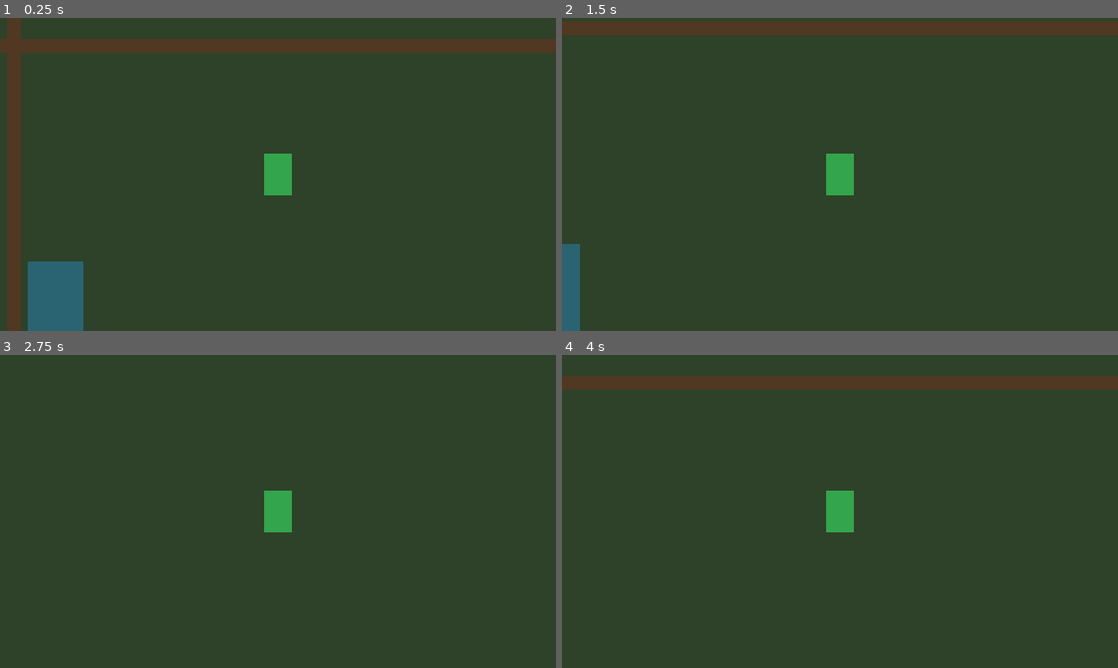
Above: before the commit, frames 1-4 (two rows, left to right).
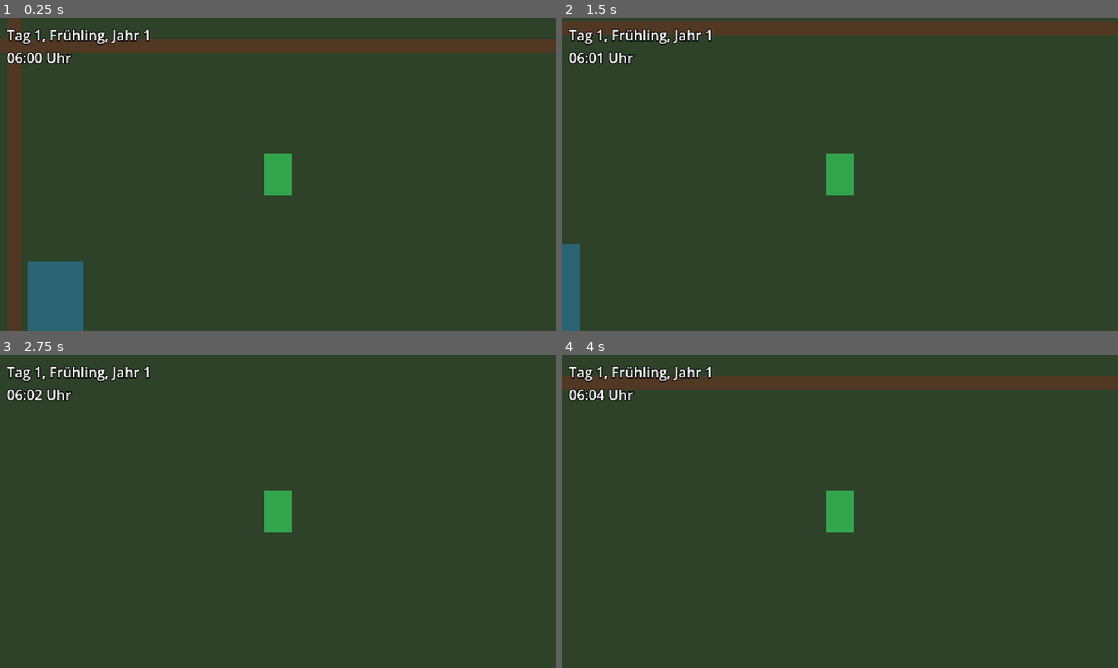
Above: after the commit, the same moments.

Repository: stasar14-rgb/Harvest-Dream
Game: Godot game, scene res://scenes/main.tscn
Same seed, same stepped clock (60 frames per second), same inputs: the game is played once before the commit and once after it.
Inputs:
- Up to frame 1 (0.25 s): no input
- Up to frame 2 (1.5 s): tap Enter at 0.5 s; hold D (move_right) 0.53-1.28 s; hold S (move_down) from 1.28 s (still down)
- Up to frame 3 (2.75 s): release S (move_down) at 2.03 s; hold D (move_right) from 2.03 s (still down)
- Up to frame 4 (4 s): tap Space at 2.75 s; release D (move_right) at 2.78 s; hold W (move_up) 2.78-3.53 s; hold A (move_left) from 3.53 s (still down)

The runs differ from the first frame. In frame 1, 1.0% of the frame differs, in the area x 1-27%, y 3-15%; in frame 2, 1.0%; in frame 3, 1.0%; in frame 4, 1.0%.

Commit message:
Schritt 11: Füge Tageszeit und Zeitpausen hinzu

Diff:
--- a/scenes/main.tscn
+++ b/scenes/main.tscn
@@ -8,7 +8,7 @@
 [node name="Main" type="Node"]
 script = ExtResource("1_main")
 
-[node name="GameCalendar" type="Node" parent="."]
+[node name="GameCalendar" type="Node" parent="." groups=["game_calendar"]]
 script = ExtResource("4_calendar")
 
 [node name="AreaContainer" type="Node2D" parent="."]
--- a/scenes/test_area.tscn
+++ b/scenes/test_area.tscn
@@ -1,8 +1,9 @@
-[gd_scene load_steps=6 format=3]
+[gd_scene load_steps=7 format=3]
 
 [ext_resource type="Script" path="res://scripts/areas/game_area.gd" id="1_area"]
 [ext_resource type="PackedScene" path="res://scenes/areas/spawn_point.tscn" id="2_spawn_point"]
 [ext_resource type="PackedScene" path="res://scenes/areas/area_transition.tscn" id="3_transition"]
+[ext_resource type="Script" path="res://scripts/debug_time_display.gd" id="4_debug_time"]
 
 [sub_resource type="RectangleShape2D" id="RectangleShape2D_horizontal"]
 size = Vector2(1280, 16)
@@ -15,6 +16,21 @@
 area_id = &"test_area"
 display_name = "Testfläche"
 camera_bounds = Rect2i(0, 0, 1280, 720)
+
+[node name="DebugTimeLayer" type="CanvasLayer" parent="."]
+layer = 10
+
+[node name="TimeLabel" type="Label" parent="DebugTimeLayer"]
+offset_left = 8.0
+offset_top = 8.0
+offset_right = 260.0
+offset_bottom = 58.0
+mouse_filter = 2
+theme_override_colors/font_color = Color(1, 1, 1, 1)
+theme_override_colors/font_outline_color = Color(0, 0, 0, 1)
+theme_override_constants/outline_size = 4
+text = "Kalender wird geladen ..."
+script = ExtResource("4_debug_time")
 
 [node name="SpawnPoints" type="Node2D" parent="."]
 
--- a/scripts/areas/game_area.gd
+++ b/scripts/areas/game_area.gd
@@ -5,6 +5,7 @@
 
 @export var area_id: StringName = &""
 @export var display_name: String = ""
+@export var pauses_time: bool = false
 @export var camera_bounds: Rect2i = Rect2i(0, 0, 640, 360)
 @export var default_spawn_id: StringName = &"default"
 
--- /dev/null
+++ b/scripts/debug_time_display.gd
@@ -0,0 +1,31 @@
+extends Label
+
+var _calendar: GameCalendar
+
+func _ready() -> void:
+	_calendar = get_tree().get_first_node_in_group(&"game_calendar") as GameCalendar
+	if _calendar == null:
+		push_error("Die Debug-Zeitanzeige findet keinen GameCalendar.")
+		return
+
+	_calendar.time_changed.connect(_update_display)
+	_calendar.date_changed.connect(_update_display_from_date)
+	_calendar.time_pause_changed.connect(_update_display_from_pause)
+	_update_text()
+
+func _update_display(_hour: int, _minute: int) -> void:
+	_update_text()
+
+func _update_display_from_date(_year: int, _month: int, _day: int) -> void:
+	_update_text()
+
+func _update_display_from_pause(_is_paused: bool) -> void:
+	_update_text()
+
+func _update_text() -> void:
+	var pause_text := "  [ZEIT PAUSIERT]" if _calendar.is_time_paused() else ""
+	text = "%s\n%s%s" % [
+		_calendar.get_date_text(),
+		_calendar.get_time_text(),
+		pause_text,
+	]
--- a/scripts/game_calendar.gd
+++ b/scripts/game_calendar.gd
@@ -5,6 +5,16 @@
 signal month_changed(month: int)
 signal year_changed(year: int)
 signal date_changed(year: int, month: int, day: int)
+signal time_changed(hour: int, minute: int)
+signal time_pause_changed(is_paused: bool)
+signal forced_sleep(energy_penalty_percent: int)
+signal day_started(
+	year: int,
+	month: int,
+	day: int,
+	wake_hour: int,
+	was_forced_sleep: bool
+)
 
 enum Month {
 	SPRING,
@@ -15,6 +25,16 @@
 
 const DAYS_PER_MONTH := 28
 const MONTHS_PER_YEAR := 4
+const NORMAL_WAKE_HOUR := 6
+const FORCED_SLEEP_HOUR := 2
+const FORCED_WAKE_HOUR := 8
+const FORCED_SLEEP_ENERGY_PENALTY_PERCENT := 20
+const REAL_SECONDS_PER_GAME_MINUTE := 1.0
+
+const PAUSE_REASON_MENU: StringName = &"menu"
+const PAUSE_REASON_DIALOGUE: StringName = &"dialogue"
+const PAUSE_REASON_INTERIOR: StringName = &"interior"
+
 const MONTH_NAMES: Array[String] = [
 	"Frühling",
 	"Sommer",
@@ -25,6 +45,21 @@
 @export_range(1, 28, 1) var current_day: int = 1
 @export var current_month: Month = Month.SPRING
 @export_range(1, 9999, 1) var current_year: int = 1
+@export_range(0, 23, 1) var current_hour: int = NORMAL_WAKE_HOUR
+@export_range(0, 59, 1) var current_minute: int = 0
+
+var _real_seconds_buffer := 0.0
+var _pause_reasons: Dictionary = {}
+
+func _process(delta: float) -> void:
+	if is_time_paused():
+		return
+
+	_real_seconds_buffer += delta
+
+	while _real_seconds_buffer >= REAL_SECONDS_PER_GAME_MINUTE:
+		_real_seconds_buffer -= REAL_SECONDS_PER_GAME_MINUTE
+		_advance_one_minute()
 
 func advance_days(day_count: int = 1) -> bool:
 	if day_count < 1:
@@ -59,8 +94,60 @@
 	date_changed.emit(current_year, current_month, current_day)
 	return true
 
+func set_time(new_hour: int, new_minute: int) -> bool:
+	if new_hour < 0 or new_hour > 23:
+		push_error("Die Stunde muss zwischen 0 und 23 liegen.")
+		return false
+
+	if new_minute < 0 or new_minute > 59:
+		push_error("Die Minute muss zwischen 0 und 59 liegen.")
+		return false
+
+	current_hour = new_hour
+	current_minute = new_minute
+	_real_seconds_buffer = 0.0
+	time_changed.emit(current_hour, current_minute)
+	return true
+
+func sleep_normally() -> void:
+	_start_next_day(false)
+
+func advance_game_minutes(minute_count: int = 1) -> bool:
+	if minute_count < 1:
+		push_error("Die Anzahl der Spielminuten muss mindestens 1 betragen.")
+		return false
+
+	for _minute_index in range(minute_count):
+		_advance_one_minute()
+
+	return true
+
+func pause_time(reason: StringName) -> void:
+	if reason == &"":
+		push_error("Zum Pausieren der Zeit wird ein Grund benötigt.")
+		return
+
+	var was_paused := is_time_paused()
+	_pause_reasons[reason] = true
+
+	if not was_paused:
+		time_pause_changed.emit(true)
+
+func resume_time(reason: StringName) -> void:
+	var was_paused := is_time_paused()
+	_pause_reasons.erase(reason)
+
+	if was_paused and not is_time_paused():
+		time_pause_changed.emit(false)
+
+func is_time_paused() -> bool:
+	return not _pause_reasons.is_empty()
+
 func reset_calendar() -> void:
 	set_date(1, Month.SPRING, 1)
+	set_time(NORMAL_WAKE_HOUR, 0)
+	_pause_reasons.clear()
+	time_pause_changed.emit(false)
 
 func get_month_name() -> String:
 	return MONTH_NAMES[current_month]
@@ -72,12 +159,49 @@
 		current_year,
 	]
 
+func get_time_text() -> String:
+	return "%02d:%02d Uhr" % [current_hour, current_minute]
+
 func get_date_data() -> Dictionary:
 	return {
 		"year": current_year,
 		"month": current_month,
 		"day": current_day,
+		"hour": current_hour,
+		"minute": current_minute,
 	}
+
+func _advance_one_minute() -> void:
+	current_minute += 1
+
+	if current_minute >= 60:
+		current_minute = 0
+		current_hour = (current_hour + 1) % 24
+
+	time_changed.emit(current_hour, current_minute)
+
+	if current_hour == FORCED_SLEEP_HOUR and current_minute == 0:
+		_start_next_day(true)
+
+func _start_next_day(was_forced_sleep: bool) -> void:
+	var wake_hour := FORCED_WAKE_HOUR if was_forced_sleep else NORMAL_WAKE_HOUR
+
+	if was_forced_sleep:
+		forced_sleep.emit(FORCED_SLEEP_ENERGY_PENALTY_PERCENT)
+
+	_advance_one_day()
+	current_hour = wake_hour
+	current_minute = 0
+	_real_seconds_buffer = 0.0
+
+	time_changed.emit(current_hour, current_minute)
+	day_started.emit(
+		current_year,
+		current_month,
+		current_day,
+		wake_hour,
+		was_forced_sleep
+	)
 
 func _advance_one_day() -> void:
 	var previous_month := current_month
@@ -87,10 +211,17 @@
 
 	if current_day > DAYS_PER_MONTH:
 		current_day = 1
-		current_month = (current_month + 1) % MONTHS_PER_YEAR
-
-		if current_month == Month.SPRING:
-			current_year += 1
+
+		match current_month:
+			Month.SPRING:
+				current_month = Month.SUMMER
+			Month.SUMMER:
+				current_month = Month.AUTUMN
+			Month.AUTUMN:
+				current_month = Month.WINTER
+			Month.WINTER:
+				current_month = Month.SPRING
+				current_year += 1
 
 	if current_year != previous_year:
 		year_changed.emit(current_year)
--- a/scripts/main.gd
+++ b/scripts/main.gd
@@ -9,6 +9,7 @@
 
 @export var start_spawn_id: StringName = &"default"
 
+@onready var game_calendar: GameCalendar = $GameCalendar
 @onready var area_container: Node2D = $AreaContainer
 @onready var player: CharacterBody2D = $Player
 @onready var player_camera: Camera2D = $Player/Camera2D
@@ -122,9 +123,16 @@
 
 func _configure_area(area: GameArea) -> void:
 	_apply_camera_bounds(area.get_camera_bounds())
+	_apply_area_time_rule(area)
 
 	if not area.area_change_requested.is_connected(_on_area_change_requested):
 		area.area_change_requested.connect(_on_area_change_requested)
+
+func _apply_area_time_rule(area: GameArea) -> void:
+	if area.pauses_time:
+		game_calendar.pause_time(GameCalendar.PAUSE_REASON_INTERIOR)
+	else:
+		game_calendar.resume_time(GameCalendar.PAUSE_REASON_INTERIOR)
 
 func _on_area_change_requested(target_area_path: String, target_spawn_id: StringName) -> void:
 	request_area_change(target_area_path, target_spawn_id)
Not shown, changed: Game_Currens.md
